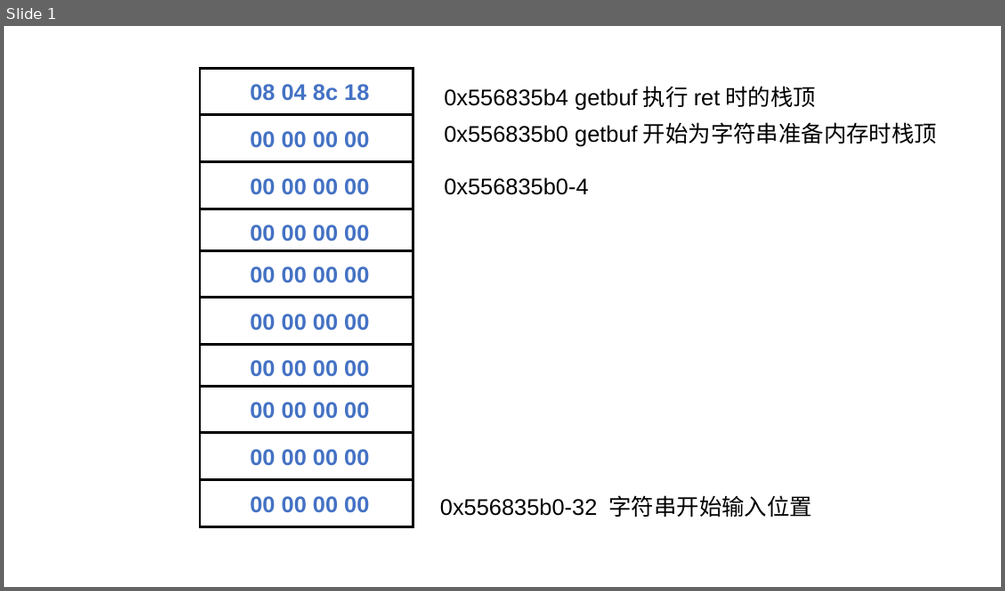
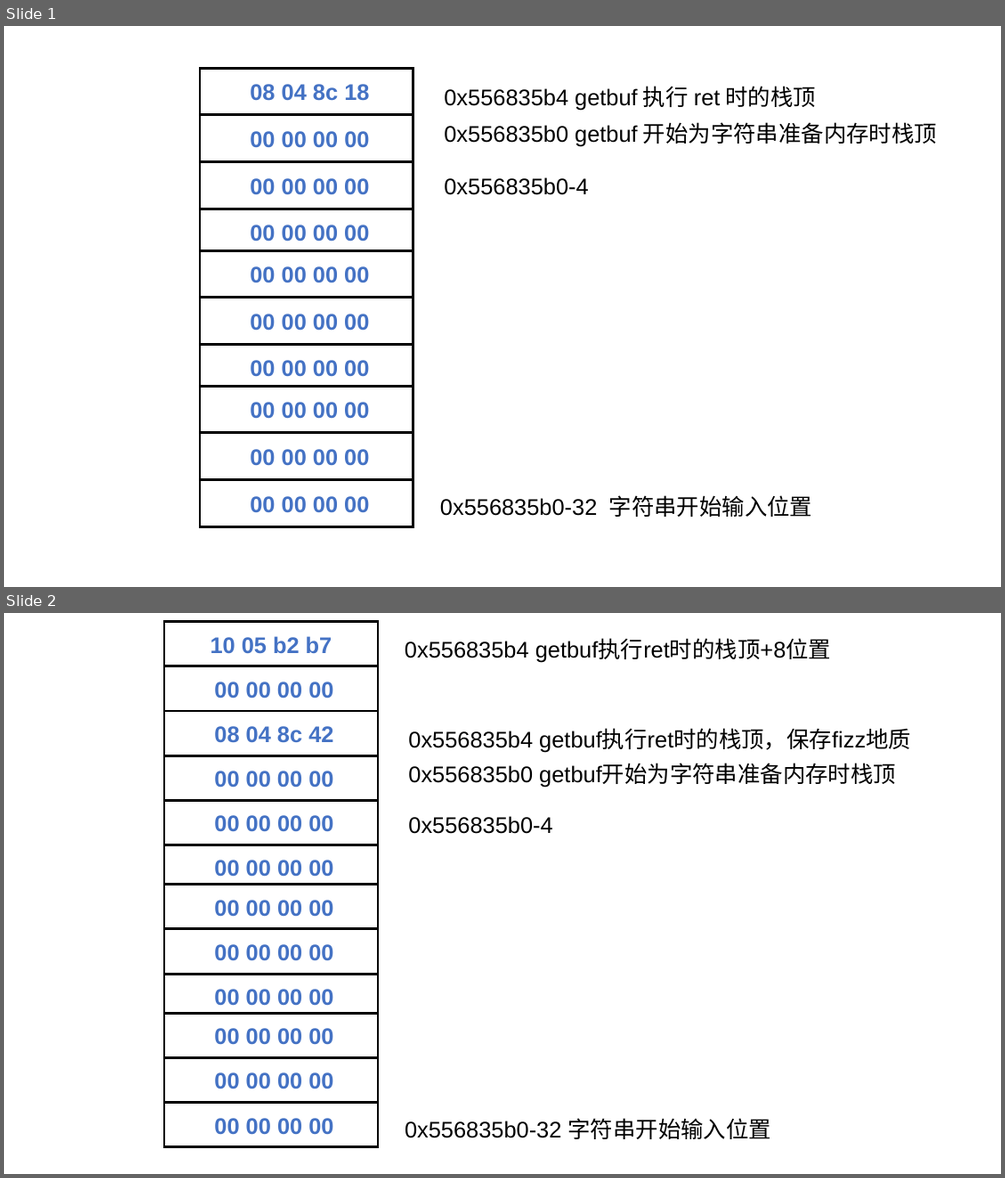
Before and after one commit to LalaWang-Nervous/CSAPP-Assignments, a slide deck: my-solution/4-Buffer-Lab-IA32/buflab32-handout/buflab-handout/stackVisual.pptx. Shown one above the other, each under a label of ours: slide 1 before the commit, slides 1 and 2 after it. The pictures are 1005x591 and 1005x1178 pixels, drawn with LibreOffice and Linux fonts; fonts in the diff are those of the drawing. Boxes give left, top, right and bottom in pixels: in the first picture for what was removed or moved away, otherwise in the second. Text is boxed around its words. In the diff, an @@ line names an element or a change of style, - is before the commit and + after.

```diff
--- a/my-solution/4-Buffer-Lab-IA32/buflab32-handout/buflab-handout/stackVisual.pptx
+++ b/my-solution/4-Buffer-Lab-IA32/buflab32-handout/buflab-handout/stackVisual.pptx
@@ slide 2 added at box(4, 613, 1001, 1174), background #FFFFFF @@
@@ rectangle added at box(164, 622, 378, 666), fill #FFFFFF, outline #000000 2 pt, 18 pt, text #4472C4, bold @@
+10 05 b2 b7
@@ text added at box(404, 639, 831, 662), 18 pt, text #000000 @@
+0x556835b4 getbuf执行ret时的栈顶+8位置
@@ rectangle added at box(164, 666, 378, 711), fill #FFFFFF, outline #000000 2 pt, 18 pt, text #4472C4, bold @@
+00 00 00 00
@@ rectangle added at box(164, 711, 378, 755), fill #FFFFFF, outline #000000 2 pt, 18 pt, text #4472C4, bold @@
+08 04 8c 42
@@ text added at box(408, 730, 911, 753), 18 pt, text #000000 @@
+0x556835b4 getbuf执行ret时的栈顶，保存fizz地质
@@ rectangle added at box(164, 756, 378, 800), fill #FFFFFF, outline #000000 2 pt, 18 pt, text #4472C4, bold @@
+00 00 00 00
@@ text added at box(408, 763, 896, 787), 18 pt, text #000000 @@
+0x556835b0 getbuf开始为字符串准备内存时栈顶
@@ rectangle added at box(164, 800, 378, 844), fill #FFFFFF, outline #000000 2 pt, 18 pt, text #4472C4, bold @@
+00 00 00 00
@@ text added at box(408, 816, 552, 834), 18 pt, text #000000 @@
+0x556835b0-4
@@ rectangle added at box(164, 844, 378, 889), fill #FFFFFF, outline #000000 2 pt, 18 pt, text #4472C4, bold @@
+00 00 00 00
@@ rectangle added at box(164, 884, 378, 929), fill #FFFFFF, outline #000000 2 pt, 18 pt, text #4472C4, bold @@
+00 00 00 00
@@ rectangle added at box(164, 929, 378, 973), fill #FFFFFF, outline #000000 2 pt, 18 pt, text #4472C4, bold @@
+00 00 00 00
@@ rectangle added at box(164, 974, 378, 1018), fill #FFFFFF, outline #000000 2 pt, 18 pt, text #4472C4, bold @@
+00 00 00 00
@@ rectangle added at box(164, 1013, 378, 1058), fill #FFFFFF, outline #000000 2 pt, 18 pt, text #4472C4, bold @@
+00 00 00 00
@@ rectangle added at box(164, 1058, 378, 1103), fill #FFFFFF, outline #000000 2 pt, 18 pt, text #4472C4, bold @@
+00 00 00 00
@@ rectangle added at box(164, 1103, 378, 1147), fill #FFFFFF, outline #000000 2 pt, 18 pt, text #4472C4, bold @@
+00 00 00 00
@@ text added at box(404, 1118, 772, 1139), 18 pt, text #000000 @@
+0x556835b0-32 字符串开始输入位置
```
Also in this commit, not shown: 4 other files.
